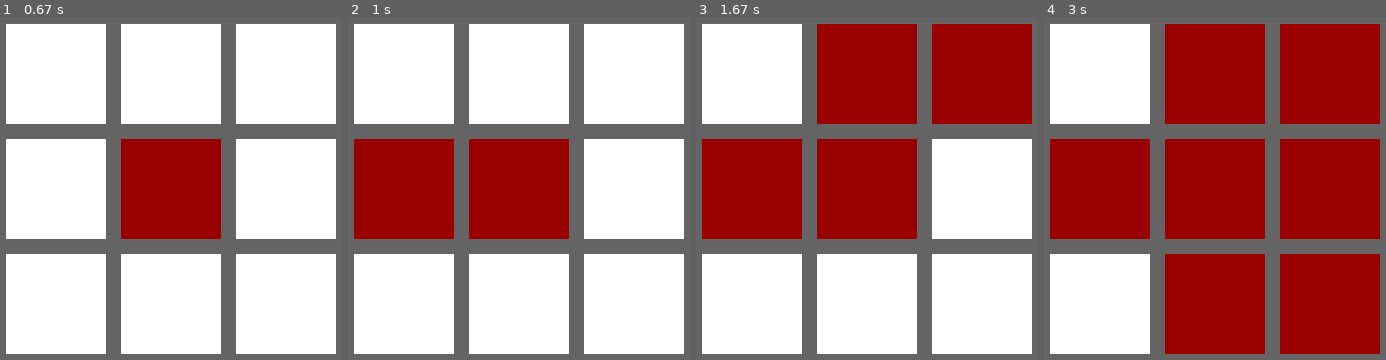
Above: before the commit, frames 1-4 (left to right).
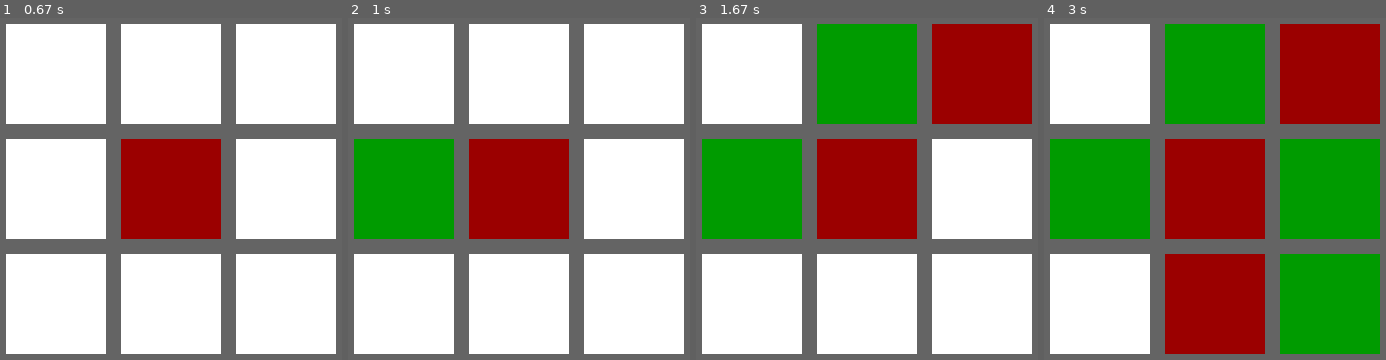
Above: after the commit, the same moments.

Repository: Roman-Blokhin/Python
Game: pygame game, started from my_code/tic_tac_toe/main.py
Same seed, same stepped clock (60 frames per second), same inputs: the game is played once before the commit and once after it.
Inputs (mouse positions are in pixels of both pictures, inside the frame that each line leads up to):
- Up to frame 1 (0.67 s): click (171, 189) at 0.38 s
- Up to frame 2 (1 s): click (433, 192) at 0.72 s
- Up to frame 3 (1.67 s): click (918, 62) at 1.05 s; click (873, 69) at 1.38 s
- Up to frame 4 (3 s): click (1197, 281) at 1.75 s; click (1307, 243) at 2.22 s; click (1307, 158) at 2.55 s; click (1344, 161) at 2.88 s

Frame 1 is identical in both runs. In frame 2, 8.5% of the frame differs, in the area x 1-31%, y 35-65%; in frame 3, 17%; in frame 4, 34%, in the area x 1-99%, y 1-99%.

Commit message:
5. Pygame. Игра Крестики-нолики. Изменение цвета у второго игрока

Diff:
--- a/my_code/tic_tac_toe/main.py
+++ b/my_code/tic_tac_toe/main.py
@@ -29,6 +29,8 @@
 # 2. массив для прикрепления значений к клеткам
 mas = [[0] * 3 for i in range(3)]
 
+qwerty = 0  # 6. переменная, которая будет увеличиваться на один, это поможет чередовать цвета
+
 # ------------------------------------------ CYCLE ------------------------------------------
 
 while True:
@@ -42,8 +44,12 @@
             row = y_mouse // (block_size + margin)
             print(x_mouse, y_mouse)
             # 4. присваиваем название нажатию
-            mas[row][column] = 'x'
+            if qwerty % 2 == 0:
+                mas[row][column] = 'x'
+            else:
+                mas[row][column] = 'y'
 
+            qwerty += 1
 
     clock.tick(FPS)
     screen.fill(FRAME_COLOR)
@@ -54,8 +60,12 @@
             # 5. условие для первого нажатия по изменению цвета у квадрата
             if mas[row][column] == 'x':
                 color = RED
+            elif mas[row][column] == 'y':
+                color = GREEN
             else:
                 color = WHITE
+
+
             x = column * block_size + margin * (column + 1)
             y = row * block_size + margin * (row + 1)
             pygame.draw.rect(screen, color, (x, y, block_size, block_size))
